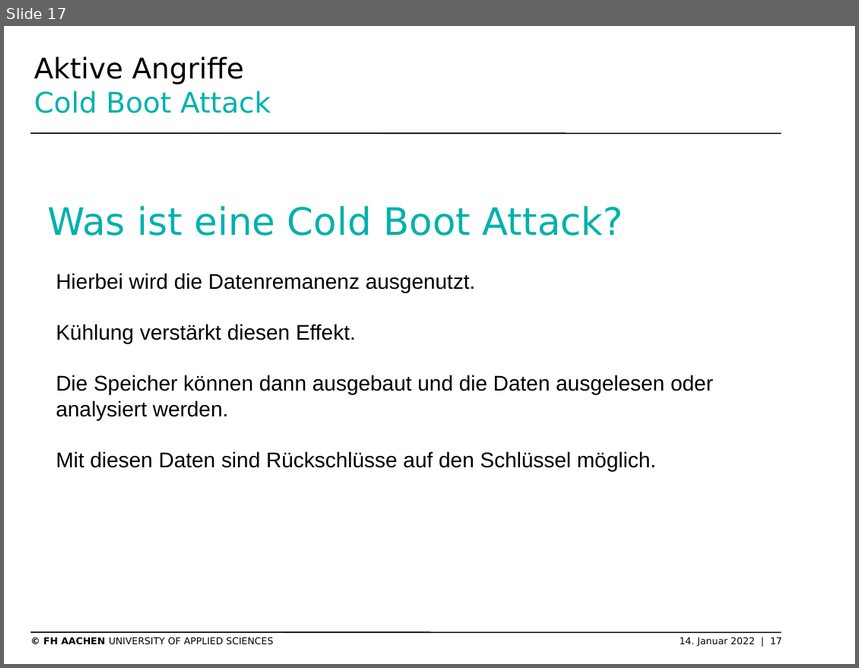
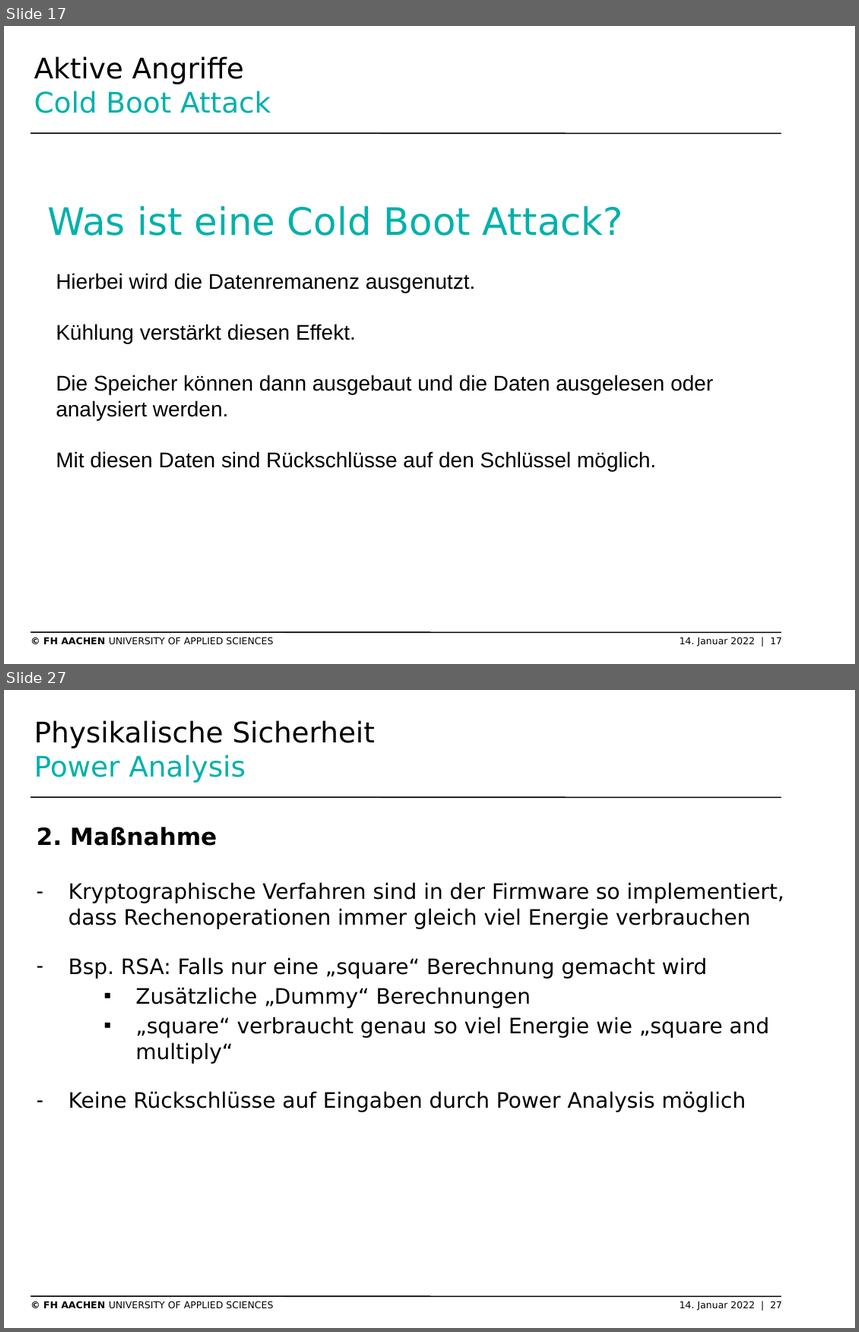
Before and after one commit to SchmickHub/Bachmann---Dahlhaus, a slide deck: HSM Mick(müssen noch zusammengefügt werden).pptx. Shown one above the other, each under a label of ours: slide 17 before the commit, slides 17 and 27 after it; the slides between them are not shown. The pictures are 859x668 and 859x1332 pixels, drawn with LibreOffice and Linux fonts; fonts in the diff are those of the drawing; background and template pictures are left out. Boxes give left, top, right and bottom in pixels: in the first picture for what was removed or moved away, otherwise in the second. Text is boxed around its words. In the diff, an @@ line names an element or a change of style, - is before the commit and + after.

```diff
--- a/HSM Mick(müssen noch zusammengefügt werden).pptx
+++ b/HSM Mick(müssen noch zusammengefügt werden).pptx
@@ slide 27 added at (x1=4, y1=690, x2=855, y2=1328), background #FFFFFF; not listed: 3 template elements that a slide beside it also shows @@
@@ title added at (x1=34, y1=720, x2=375, y2=782), 24 pt, text #000000 @@
+Physikalische Sicherheit
+Power Analysis
@@ text added at (x1=37, y1=827, x2=785, y2=1113), 18 pt, text #000000 @@
+2. Maßnahme
+– Kryptographische Verfahren sind in der Firmware so implementiert, dass Rechenoperationen immer gleich viel Energie verbrauchen
+  – Bsp. RSA: Falls nur eine „square“ Berechnung gemacht wird
+    ▪ Zusätzliche „Dummy“ Berechnungen
+    ▪ „square“ verbraucht genau so viel Energie wie „square and multiply“
+  – Keine Rückschlüsse auf Eingaben durch Power Analysis möglich
```
Also in this commit, not shown: 5 slides changed, 25 other slides added.
